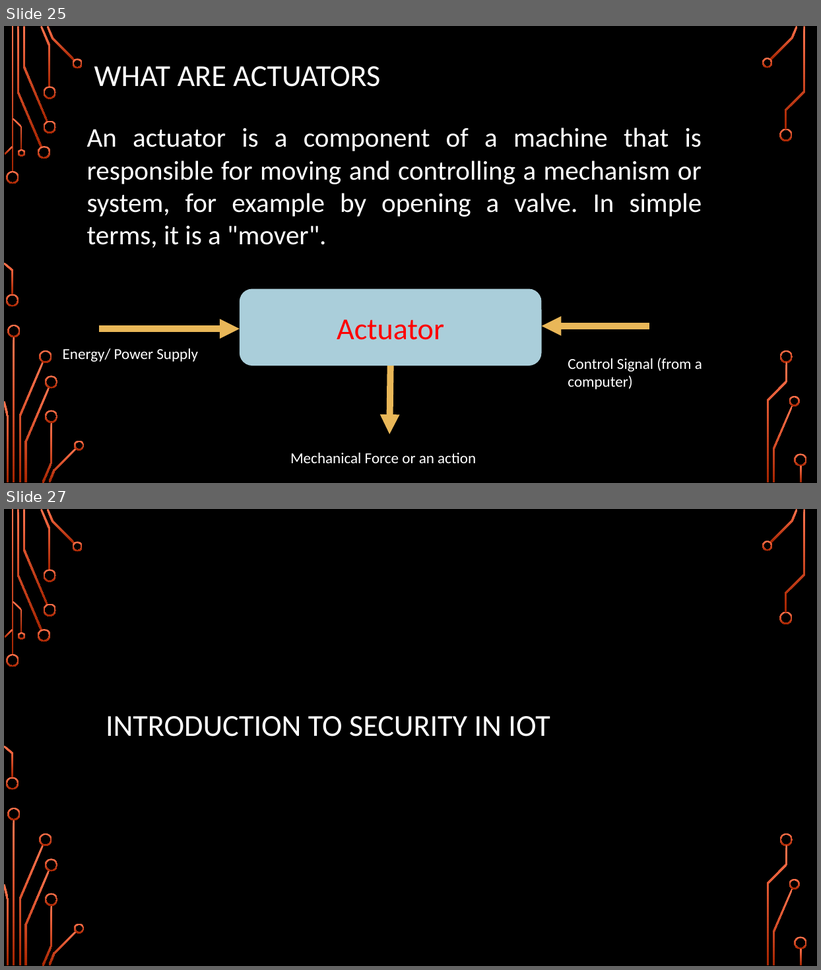
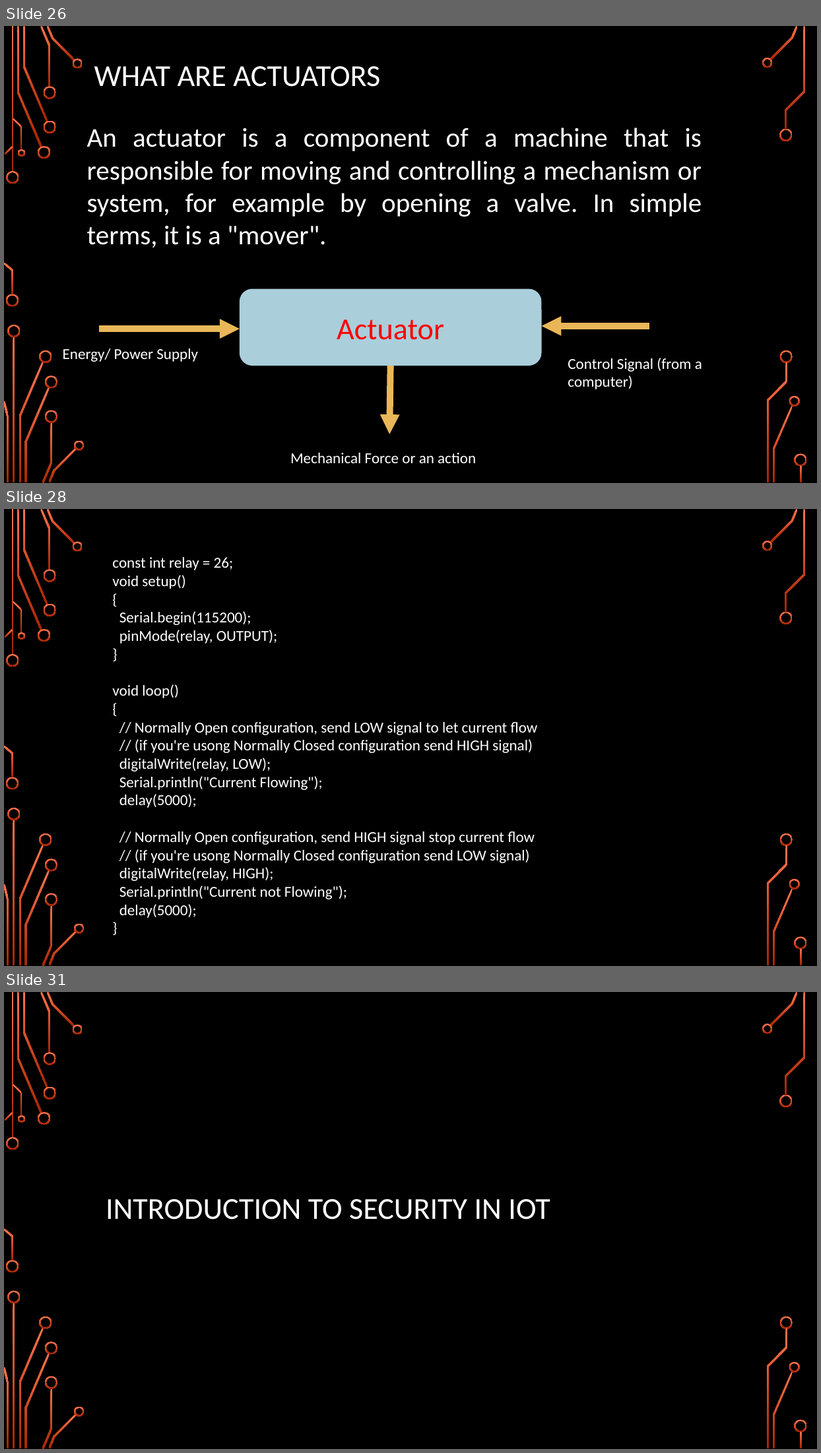
Before and after one commit to girishsukukumar/IoTWorkshop, a slide deck: Module-2.pptx. Shown one above the other, each under a label of ours: slides 25 and 27 before the commit, slides 26, 28 and 31 after it; the slides between them are not shown. The pictures are 821x970 and 821x1453 pixels, drawn with LibreOffice and Linux fonts; fonts in the diff are those of the drawing; background and template pictures are left out. Boxes give left, top, right and bottom in pixels: in the first picture for what was removed or moved away, otherwise in the second. Text is boxed around its words. In the diff, an @@ line names an element or a change of style, - is before the commit and + after.

```diff
--- a/Module-2.pptx
+++ b/Module-2.pptx
@@ slide 28 added at box(4, 509, 817, 966), background picture (left out); not listed: 36 template elements that a slide beside it also shows @@
@@ text added at box(112, 557, 538, 918), 18 pt, text #FFFFFF @@
+const int relay = 26;
+void setup()
+{
+Serial.begin(115200);
+pinMode(relay, OUTPUT);
+}
+void loop()
+{
+// Normally Open configuration, send LOW signal to let current flow
+// (if you're usong Normally Closed configuration send HIGH signal)
+digitalWrite(relay, LOW);
+Serial.println("Current Flowing");
+delay(5000);
+// Normally Open configuration, send HIGH signal stop current flow
+// (if you're usong Normally Closed configuration send LOW signal)
+digitalWrite(relay, HIGH);
+Serial.println("Current not Flowing");
+delay(5000);
+}
@@ what was slide 25 is now slide 26 @@
@@ what was slide 27 is now slide 31 @@
```
Also in this commit, not shown: 1 slide changed, 3 other slides added.
